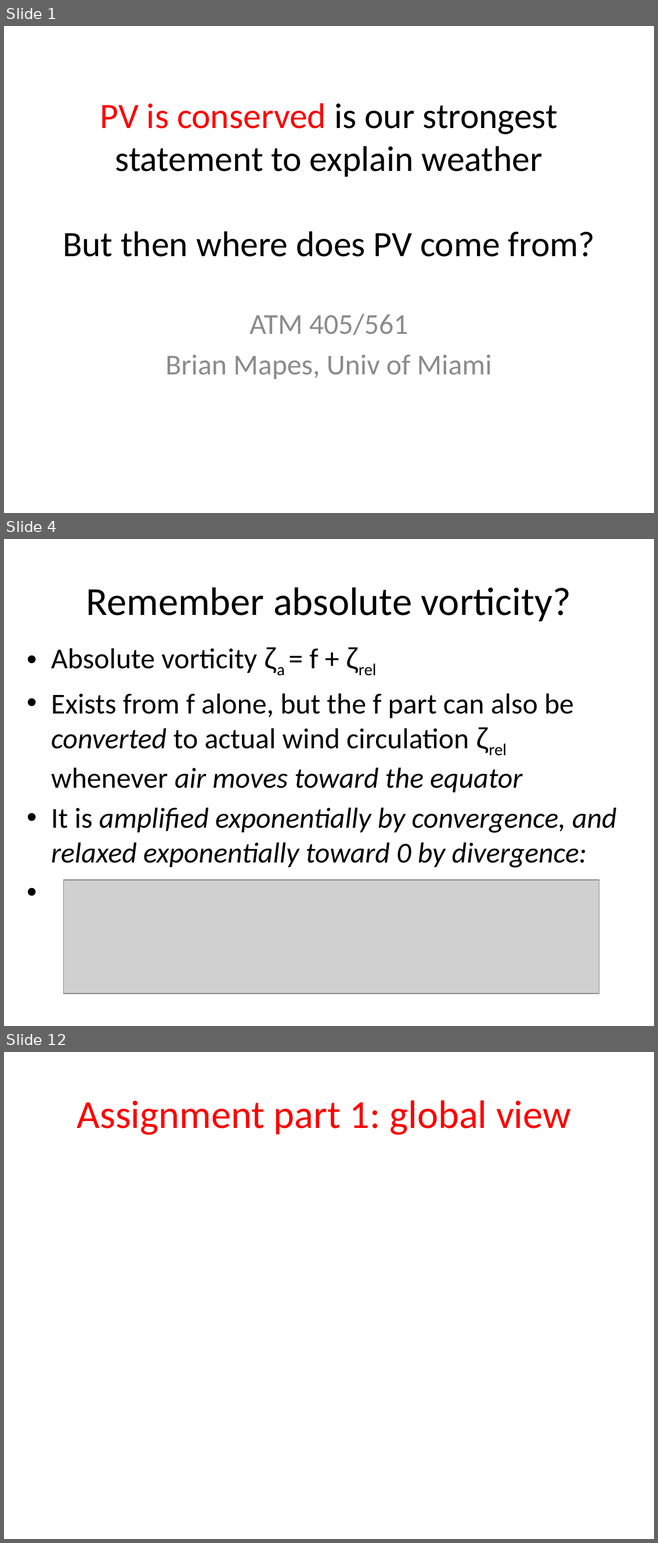
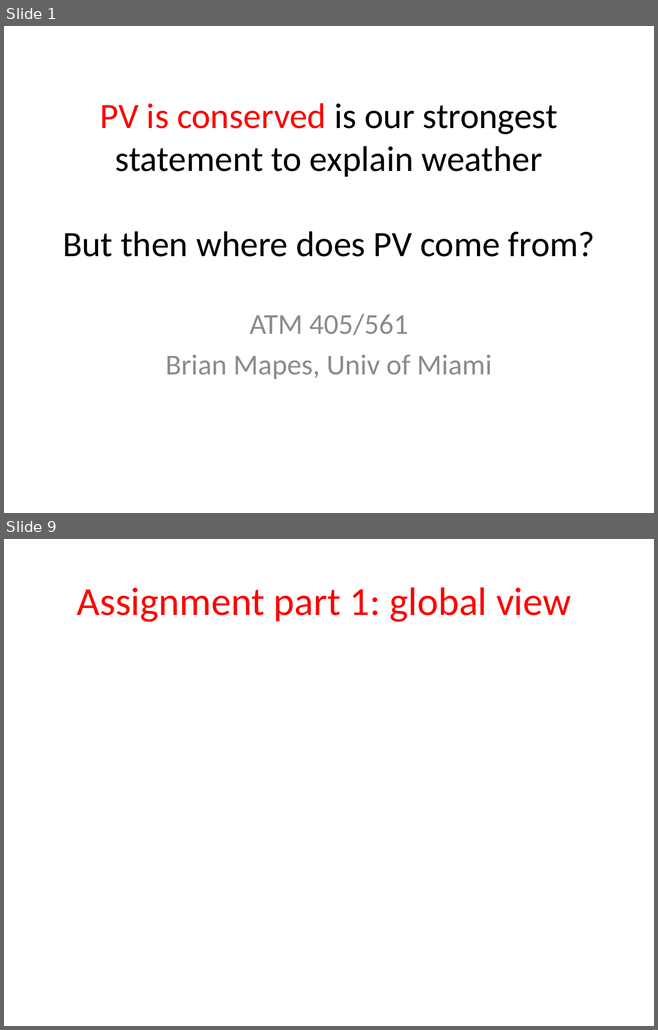
Before and after one commit to weiming9115/ATM651_IntroAtmDynamics, a slide deck: Unit2-WHch7/PV_budget_heatingrates_spinupconcept.pptx. Shown one above the other, each under a label of ours: slides 1, 4 and 12 before the commit, slides 1 and 9 after it; the slides between them are not shown. The pictures are 658x1543 and 658x1030 pixels, drawn with LibreOffice and Linux fonts; fonts in the diff are those of the drawing; grey boxes stand for pictures. Boxes give left, top, right and bottom in pixels: in the first picture for what was removed or moved away, otherwise in the second. Text is boxed around its words. In the diff, an @@ line names an element or a change of style, - is before the commit and + after.

```diff
--- a/Unit2-WHch7/PV_budget_heatingrates_spinupconcept.pptx
+++ b/Unit2-WHch7/PV_budget_heatingrates_spinupconcept.pptx
@@ slide 4 removed at bbox=[4, 539, 654, 1026], background #FFFFFF @@
@@ title removed at bbox=[86, 587, 571, 621] @@
-Remember absolute vorticity?
@@ text removed at bbox=[51, 648, 616, 868] @@
-• Absolute vorticity ζa = f + ζrel
-• Exists from f alone, but the f part can also be converted to actual wind circulation ζrel whenever air moves toward the equator
-• It is amplified exponentially by convergence, and relaxed exponentially toward 0 by divergence:
@@ picture removed at bbox=[64, 880, 599, 994] @@
@@ what was slide 12 is now slide 9 @@
```
Also in this commit, not shown: 10 slides changed, 9 slides added, 3 other slides removed.
